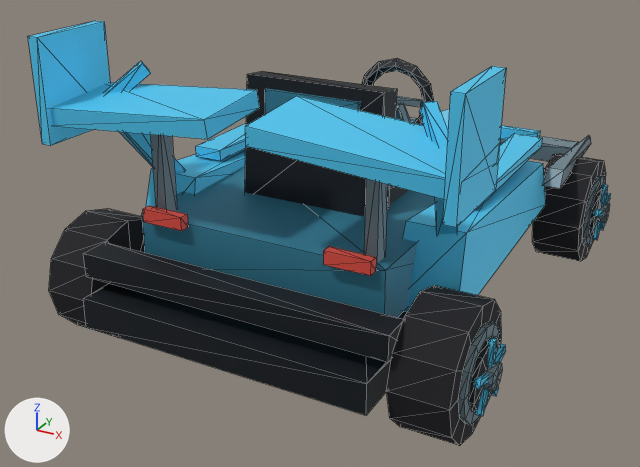
What one commit did to the glTF model DLC/MetalGearRising/assets/kart/metal-gear-rising/raiden-mgr/kart.glb.
The view is the same before and after, from a 50 mm camera at (1.99, -4.08, 2.31) aimed at (-0.16, -0.17, 0.36). Lighting does not change. The marker at lower left points along +X, +Y and +Z. The first picture is the older version. Mesh edges are drawn as thin lines. Where no turn or scale is listed for an object, it has been applied to the vertices. Vertices at exactly the same position are counted once.

Before the edit, the objects in view are built like this:
```python
me_chassis = bpy.data.meshes.new('chassis')
me_chassis.from_pydata(...)  # 324 vertices, 516 faces; spans x -1.01..1.01, y -1.41..1.66, z 0.23..1.54
me_chassis.materials.append(mat_chassis_vertex_colours)
me_wheel_front_right = bpy.data.meshes.new('wheel-front-right')
me_wheel_front_right.from_pydata(...)  # 132 vertices, 228 faces; spans x -0.135..0.22, y -0.31..0.31, z -0.31..0.31
me_wheel_front_right.materials.append(mat_wheel_vertex_colours)
me_wheel_rear_left = bpy.data.meshes.new('wheel-rear-left')
me_wheel_rear_left.from_pydata(...)  # 132 vertices, 228 faces; spans x -0.22..0.135, y -0.31..0.31, z -0.31..0.31
me_wheel_rear_left.materials.append(mat_wheel_vertex_colours)
me_wheel_rear_right = bpy.data.meshes.new('wheel-rear-right')
me_wheel_rear_right.from_pydata(...)  # 132 vertices, 228 faces; spans x -0.135..0.22, y -0.31..0.31, z -0.31..0.31
me_wheel_rear_right.materials.append(mat_wheel_vertex_colours)
ob_chassis = bpy.data.objects.new('chassis', me_chassis)
ob_chassis.location = (0.0, 0.0, 0.0)
ob_wheel_front_right = bpy.data.objects.new('wheel-front-right', me_wheel_front_right)
ob_wheel_front_right.location = (0.91, 1.01, 0.31)
ob_wheel_rear_left = bpy.data.objects.new('wheel-rear-left', me_wheel_rear_left)
ob_wheel_rear_left.location = (-0.91, -1.01, 0.31)
ob_wheel_rear_right = bpy.data.objects.new('wheel-rear-right', me_wheel_rear_right)
ob_wheel_rear_right.location = (0.91, -1.01, 0.31)
```
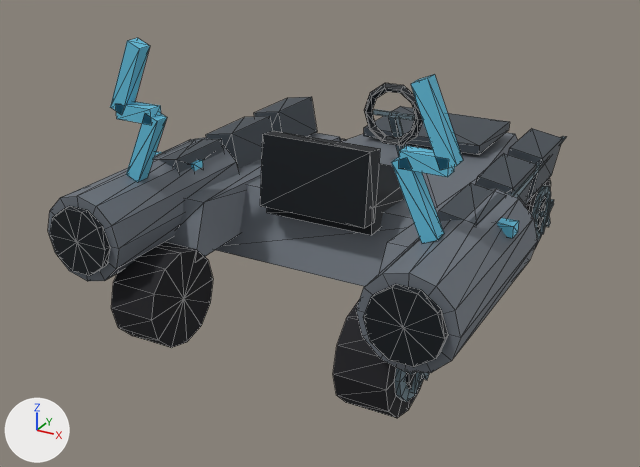
The change, as a diff of the scene's bpy script:
```diff
--- a/DLC/MetalGearRising/assets/kart/metal-gear-rising/raiden-mgr/kart.glb.py
+++ b/DLC/MetalGearRising/assets/kart/metal-gear-rising/raiden-mgr/kart.glb.py
@@ me_wheel_rear_left @@
-me_wheel_rear_left.from_pydata(...)  # 132 vertices, 228 faces; spans x -0.22..0.135, y -0.31..0.31, z -0.31..0.31
+me_wheel_rear_left.from_pydata(...)  # 113 vertices, 196 faces; spans x -0.183..0.125, y -0.25..0.25, z -0.25..0.25
+# me_wheel_rear_left part 1: the loose piece of 26 vertices spanning x -0.135..0.135, y -0.31..0.31, z -0.31..0.31 is rebuilt with 51 vertices and now spans x -0.149..0.125, y -0.25..0.25, z -0.25..0.25
+# other edits to the shape of me_wheel_rear_left do not show in these pictures
 me_wheel_rear_left.materials.append(mat_wheel_vertex_colours)
@@ me_wheel_front_right @@
-me_wheel_front_right.from_pydata(...)  # 132 vertices, 228 faces; spans x -0.135..0.22, y -0.31..0.31, z -0.31..0.31
+me_wheel_front_right.from_pydata(...)  # 113 vertices, 196 faces; spans x -0.125..0.183, y -0.25..0.25, z -0.25..0.25
+# me_wheel_front_right part 2: a new loose piece, a 10-sided cylinder along x spanning x 0.141..0.166, y -0.107..0.107, z -0.112..0.113, in mat_wheel_vertex_colours
+# me_wheel_front_right part 3: a new loose piece, a box spanning x 0.157..0.183, y -0.015..0.015, z 0.0..0.125, in mat_wheel_vertex_colours
+# me_wheel_front_right part 4: the loose piece of 26 vertices spanning x -0.135..0.135, y -0.31..0.31, z -0.31..0.31 is rebuilt with 51 vertices and now spans x -0.125..0.149, y -0.25..0.25, z -0.25..0.25
+# me_wheel_front_right part 5: 106 vertices removed from x 0.133..0.22, y -0.217..0.217, z -0.217..0.217; 32 vertices added at x 0.157..0.183, y -0.124..0.124, z -0.11..0.053
 me_wheel_front_right.materials.append(mat_wheel_vertex_colours)
@@ me_wheel_rear_right @@
-me_wheel_rear_right.from_pydata(...)  # 132 vertices, 228 faces; spans x -0.135..0.22, y -0.31..0.31, z -0.31..0.31
+me_wheel_rear_right.from_pydata(...)  # 113 vertices, 196 faces; spans x -0.125..0.183, y -0.25..0.25, z -0.25..0.25
+# me_wheel_rear_right part 6: a new loose piece, a 10-sided cylinder along x spanning x 0.141..0.166, y -0.107..0.107, z -0.112..0.113, in mat_wheel_vertex_colours
+# me_wheel_rear_right part 7: the loose piece of 26 vertices spanning x -0.135..0.135, y -0.31..0.31, z -0.31..0.31 is rebuilt with 51 vertices and now spans x -0.125..0.149, y -0.25..0.25, z -0.25..0.25
+# me_wheel_rear_right part 8: 106 vertices removed from x 0.133..0.22, y -0.217..0.217, z -0.217..0.217; 32 vertices added at x 0.157..0.183, y -0.124..0.124, z -0.11..0.053
+# other edits to the shape of me_wheel_rear_right do not show in these pictures
 me_wheel_rear_right.materials.append(mat_wheel_vertex_colours)
@@ ob_chassis @@
-ob_chassis = bpy.data.objects.new('chassis', me_chassis)
@@ ob_wheel_rear_left @@
 ob_wheel_rear_left = bpy.data.objects.new('wheel-rear-left', me_wheel_rear_left)
-ob_wheel_rear_left.location = (-0.91, -1.01, 0.31)
+ob_wheel_rear_left.location = (-0.61, -0.98, 0.25)
@@ ob_wheel_front_right @@
 ob_wheel_front_right = bpy.data.objects.new('wheel-front-right', me_wheel_front_right)
-ob_wheel_front_right.location = (0.91, 1.01, 0.31)
+ob_wheel_front_right.location = (0.61, 0.98, 0.25)
@@ ob_wheel_rear_right @@
 ob_wheel_rear_right = bpy.data.objects.new('wheel-rear-right', me_wheel_rear_right)
-ob_wheel_rear_right.location = (0.91, -1.01, 0.31)
+ob_wheel_rear_right.location = (0.61, -0.98, 0.25)
@@ ob_identity_speeder_motif_armor @@
+ob_identity_speeder_motif_armor = bpy.data.objects.new('identity-speeder-motif-armor', me_identity_speeder_motif_armor)  # 48 vertices, 72 faces; spans x -0.89..0.89, y -0.68..0.72, z 0.59..0.85
+ob_identity_speeder_motif_armor.location = (0.0, 0.0, 0.0)
@@ ob_identity_speeder_motif_electric @@
+ob_identity_speeder_motif_electric = bpy.data.objects.new('identity-speeder-motif-electric', me_identity_speeder_motif_electric)  # 48 vertices, 72 faces; spans x -0.87..0.87, y -0.95..-0.87, z 0.8..1.49
+ob_identity_speeder_motif_electric.location = (0.0, 0.0, 0.0)
@@ ob_identity_speeder_motif_swords @@
+ob_identity_speeder_motif_swords = bpy.data.objects.new('identity-speeder-motif-swords', me_identity_speeder_motif_swords)  # 48 vertices, 72 faces; spans x -1.02..1.02, y -0.91..0.98, z 0.74..0.8
+ob_identity_speeder_motif_swords.location = (0.0, 0.0, 0.0)
@@ ob_identity_speeder_driver_cockpit @@
+ob_identity_speeder_driver_cockpit = bpy.data.objects.new('identity-speeder-driver-cockpit', me_identity_speeder_driver_cockpit)  # 80 vertices, 140 faces; spans x -0.3..0.3, y -0.557..0.679, z 0.459..1.086
+ob_identity_speeder_driver_cockpit.location = (0.0, 0.0, 0.0)
@@ ob_identity_speeder_speeder_long_cowl_and_stern_turbines @@
+ob_identity_speeder_speeder_long_cowl_and_stern_turbines = bpy.data.objects.new('identity-speeder-speeder-long-cowl-and-stern-turbines', me_identity_speeder_speeder_long_cowl_and_stern_turbines)  # 128 vertices, 224 faces; spans x -1.05..1.05, y -1.31..1.67, z 0.29..0.83
+ob_identity_speeder_speeder_long_cowl_and_stern_turbines.location = (0.0, 0.0, 0.0)
```

What differs and where, as boxes [x1, y1, x2, y2] in the pictures (640 x 467 px):
'chassis', deleted
    before: [28, 21, 591, 415]
'identity-speeder-speeder-long-cowl-and-stern-turbines', added
    after: [48, 106, 538, 373]
'wheel-rear-right', reshaped, moved (20% narrower, 26% shorter)
    before: [386, 285, 506, 446]
    after: [333, 299, 429, 418]
'wheel-rear-left', reshaped, moved
    before: [49, 209, 145, 338]
    after: [111, 242, 213, 348]
'identity-speeder-driver-cockpit', added
    after: [260, 83, 423, 235]
'identity-speeder-motif-armor', added
    after: [153, 97, 563, 225]
'identity-speeder-motif-electric', added
    after: [110, 38, 463, 243]
'wheel-front-right', reshaped, moved
    before: [532, 154, 611, 261]
    after: [525, 178, 554, 248]
'identity-speeder-motif-swords', added (mostly hidden)
    after: [155, 136, 566, 238]
part 2 of me_wheel_front_right, added
    after: [537, 196, 546, 230]
part 3 of me_wheel_front_right, added
    after: [545, 193, 551, 213]
part 4 of me_wheel_front_right, rebuilt
    before: [532, 154, 606, 261]
    after: [525, 178, 551, 248]
part 5 of me_wheel_front_right, cut back
    before: [582, 176, 611, 247]
    after: [539, 199, 554, 234]
part 6 of me_wheel_rear_right, added (mostly hidden)
    after: [405, 372, 423, 389]
part 7 of me_wheel_rear_right, rebuilt
    before: [386, 285, 501, 446]
    after: [333, 299, 423, 418]
part 8 of me_wheel_rear_right, cut back
    before: [459, 321, 506, 425]
    after: [406, 372, 429, 394]
